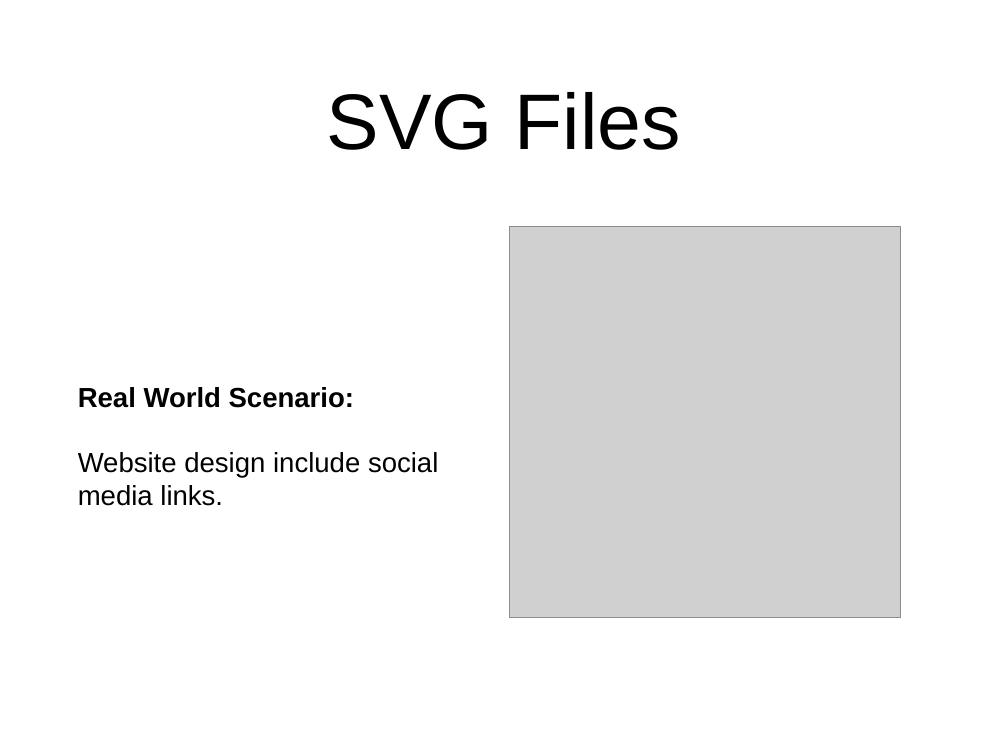
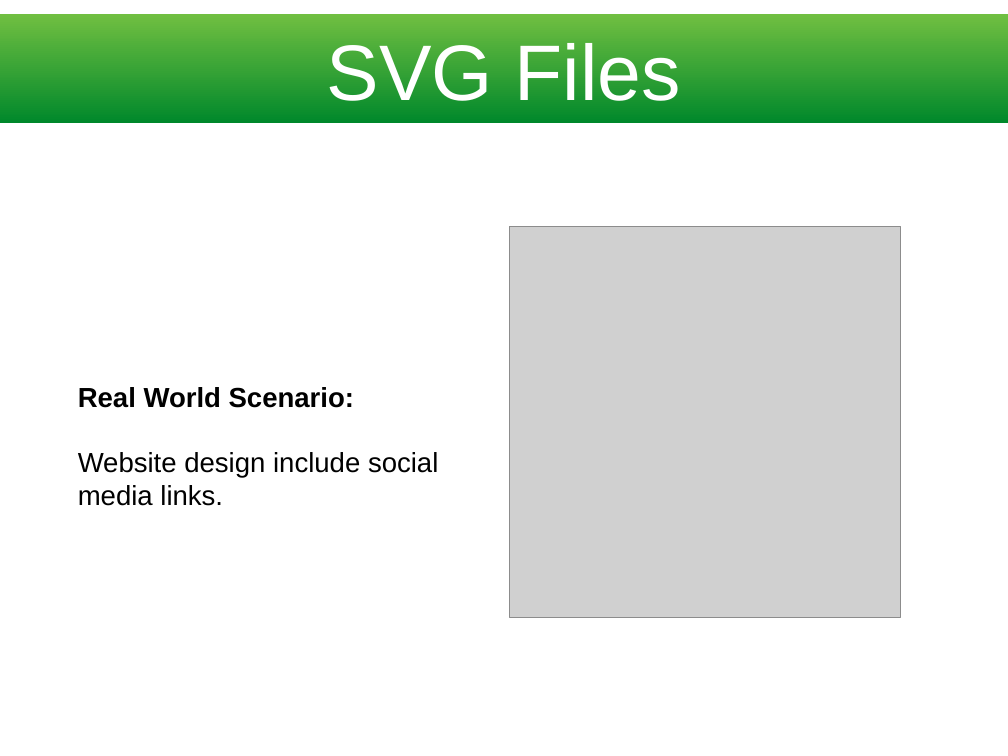
Before and after one commit to thatdevgirl/svg-intro, a slide deck: slide 7 of slides/svg-presentation.pptx. Drawn at 1008x756 pixels with LibreOffice and Linux fonts; fonts in the diff are those of the drawing; grey boxes stand for pictures. Boxes give left, top, right and bottom in pixels: in the first picture for what was removed or moved away, otherwise in the second. Text is boxed around its words. In the diff, an @@ line names an element or a change of style, - is before the commit and + after.

```diff
--- a/slides/svg-presentation.pptx
+++ b/slides/svg-presentation.pptx
@@ rectangle "SVG Files": place and size @@
-rectangle "SVG Files" at (327, 92, 681, 150)
+rectangle "SVG Files" at (0, 14, 1008, 123)
@@ rectangle "SVG Files" at (0, 14, 1008, 123): text colour #000000 to #FFFFFF; fill none to gradient #70BF41 to #00882B @@
```
Also in this commit, not shown: 7 other slides changed, 12 other files.
